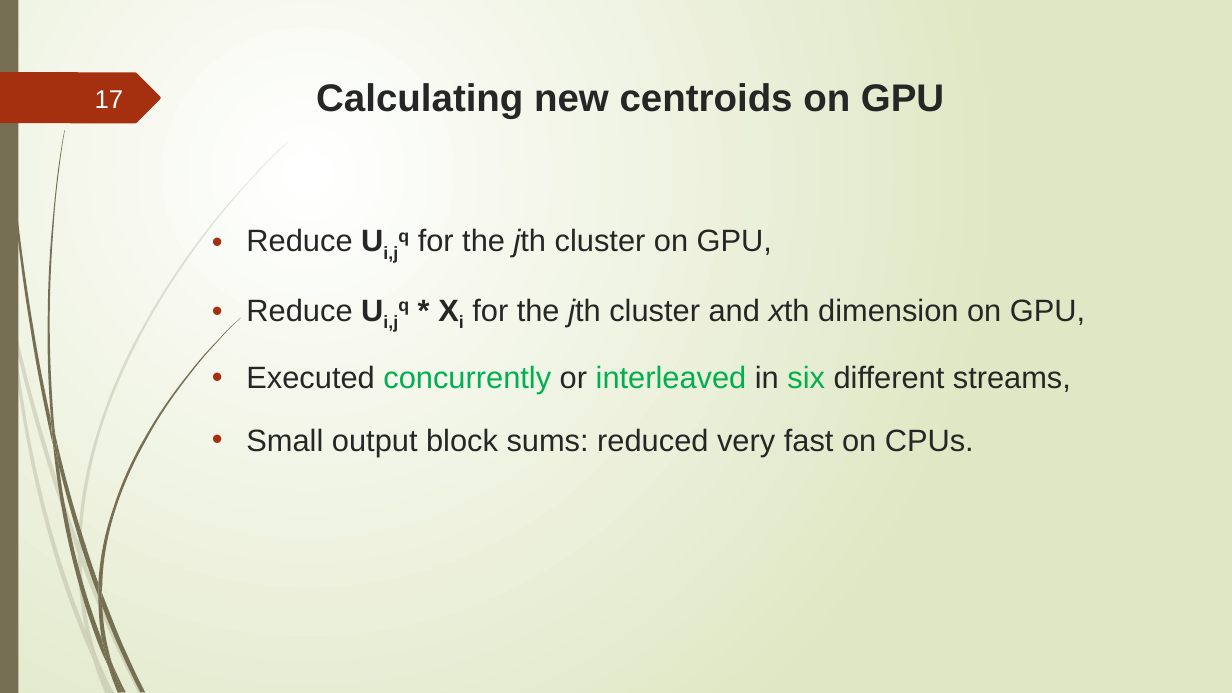
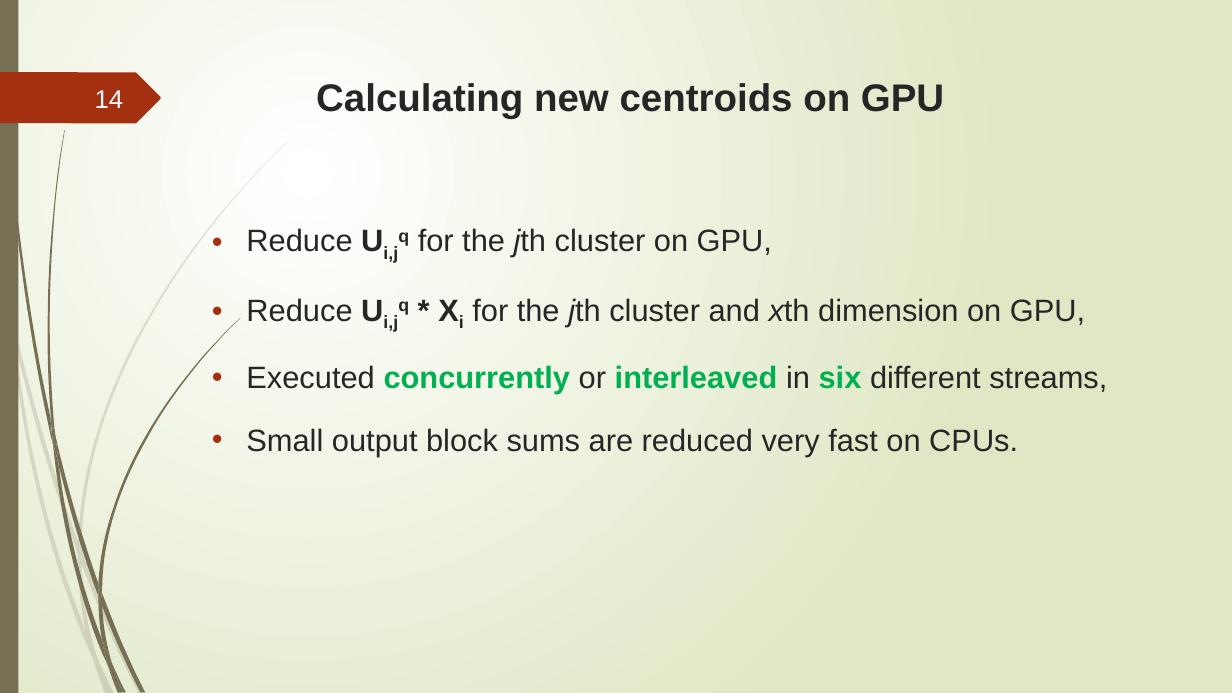
Before and after one commit to trungvdhp/master-ntou, a slide deck: slide 14 of ImageProcessing/Speeding up GFKM.pptx (slide 17 before the commit). Drawn at 1232x693 pixels with LibreOffice and Linux fonts; fonts in the diff are those of the drawing. Boxes give left, top, right and bottom in pixels: in the first picture for what was removed or moved away, otherwise in the second. Text is boxed around its words. In the diff, an @@ line names an element or a change of style, - is before the commit and + after.

```diff
--- a/ImageProcessing/Speeding up GFKM.pptx
+++ b/ImageProcessing/Speeding up GFKM.pptx
@@ page number at (95,90,124,108): text changed @@
-17
+14
@@ text at (246,365,1107,394): bold on in "concurrently interleaved six" @@
@@ text at (246,428,1018,457): text changed @@
-• Small output block sums: reduced very fast on CPUs.
+• Small output block sums are reduced very fast on CPUs.
```
Also in this commit, not shown: 27 other slides changed, 1 slide added, 5 slides removed, 3 other files.
